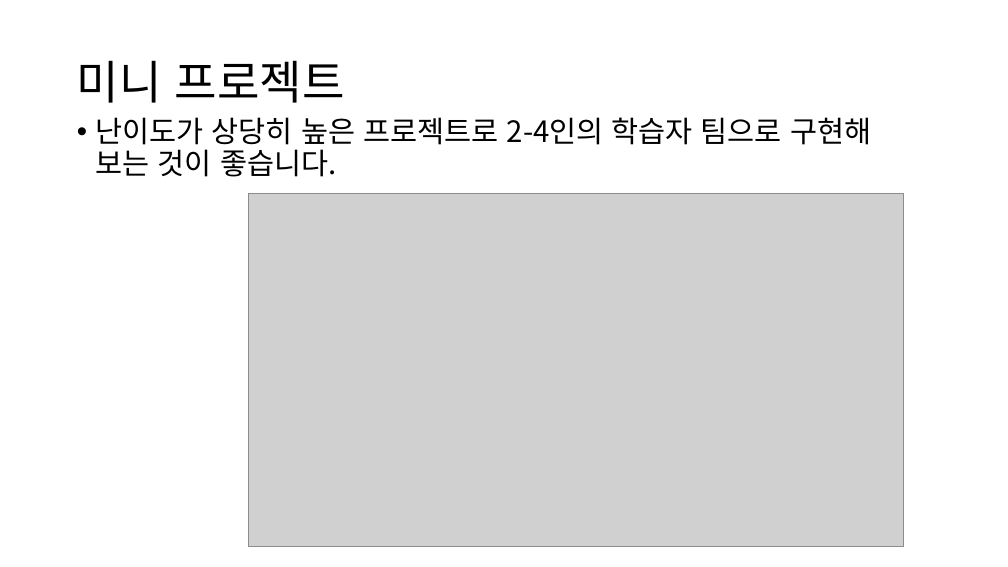
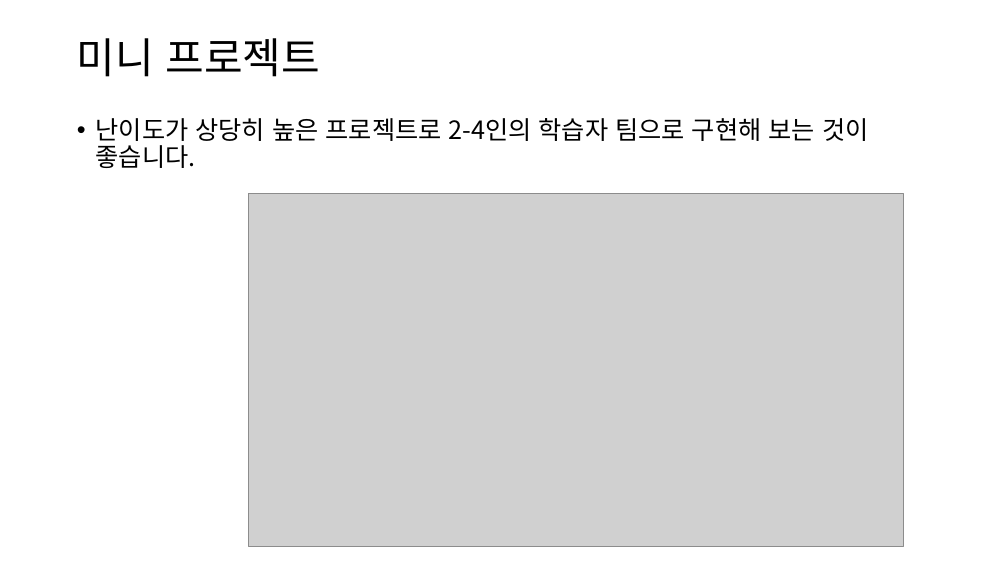
Before and after one commit to dknife/2022MLClass, a slide deck: slide 5 of LectureNotes/00_으뜸 머신러닝_강의자안내서.pptx. Drawn at 1008x567 pixels with LibreOffice and Linux fonts; fonts in the diff are those of the drawing; grey boxes stand for pictures. Boxes give left, top, right and bottom in pixels: in the first picture for what was removed or moved away, otherwise in the second. Text is boxed around its words. In the diff, an @@ line names an element or a change of style, - is before the commit and + after.

```diff
--- a/LectureNotes/00_으뜸 머신러닝_강의자안내서.pptx
+++ b/LectureNotes/00_으뜸 머신러닝_강의자안내서.pptx
@@ title "미니 프로젝트" at bbox=[77, 38, 320, 77]: size 44 to 40 pt @@
@@ text "난이도가 상당히 높은 프로젝트로 2-4인의 ..." at bbox=[96, 118, 868, 168]: size 28 to 24 pt @@
```
Also in this commit, not shown: 7 other slides changed, 1 other file.
